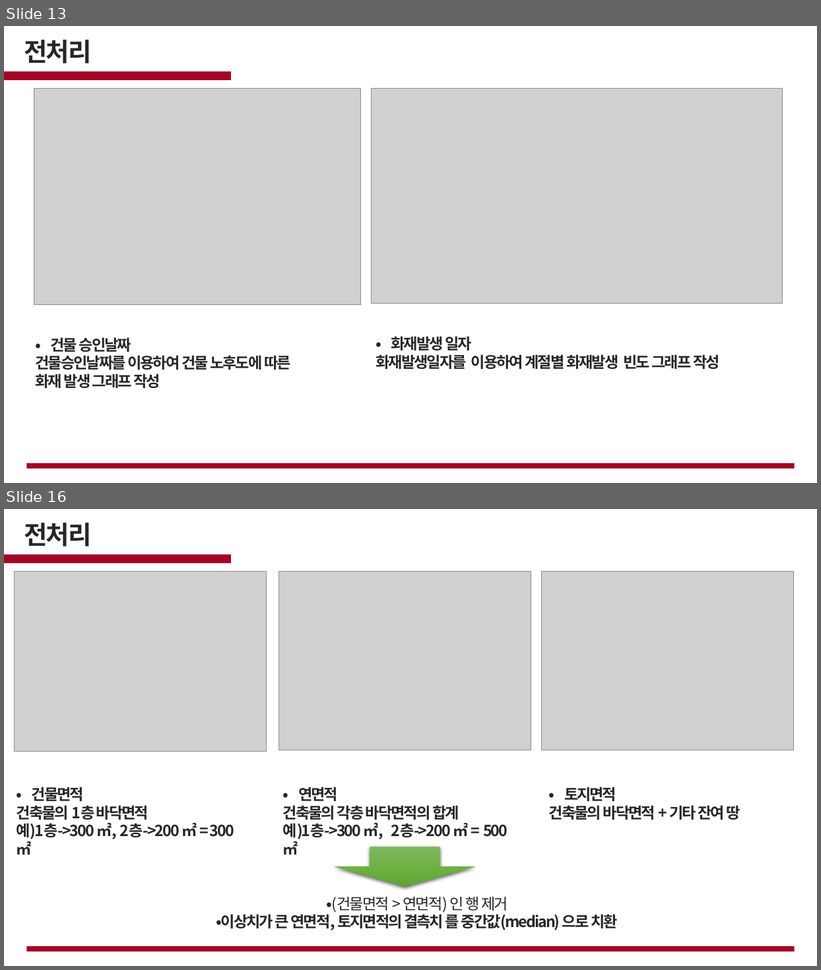
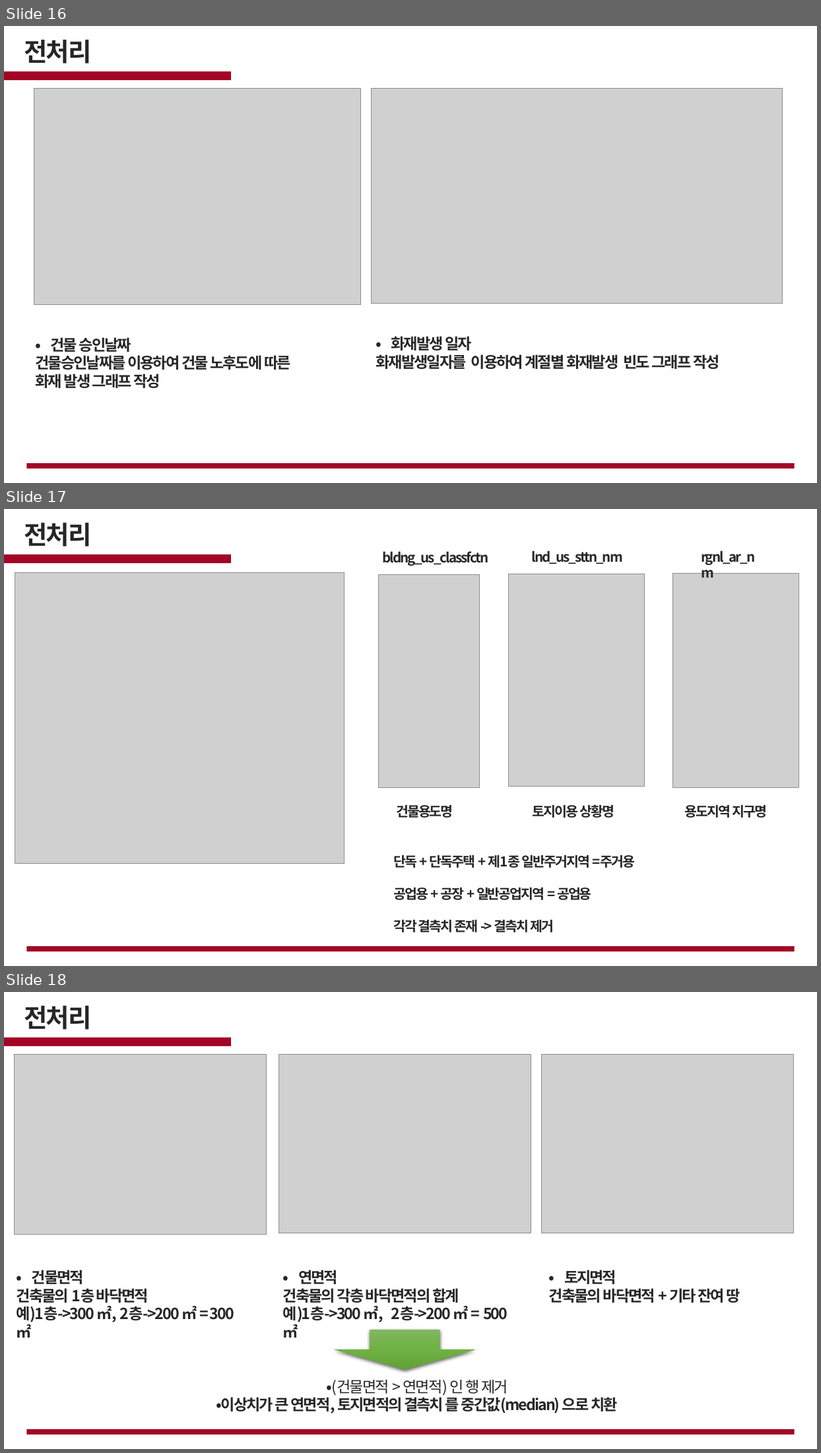
Before and after one commit to cjsgk106/fire-prediction-analysis, a slide deck: work/화재.pptx. Shown one above the other, each under a label of ours: slides 13 and 16 before the commit, slides 16, 17 and 18 after it; the slides between them are not shown. The pictures are 821x970 and 821x1453 pixels, drawn with LibreOffice and Linux fonts; fonts in the diff are those of the drawing; grey boxes stand for pictures; background and template pictures are left out. Boxes give left, top, right and bottom in pixels: in the first picture for what was removed or moved away, otherwise in the second. Text is boxed around its words. In the diff, an @@ line names an element or a change of style, - is before the commit and + after.

```diff
--- a/work/화재.pptx
+++ b/work/화재.pptx
@@ slide 17 added at (4, 509, 817, 966), background picture (left out) @@
@@ text added at (24, 522, 91, 547), 30 pt, text #262626, bold @@
+전처리
@@ rectangle added at (4, 555, 231, 563), fill #A40525 @@
@@ text added at (383, 551, 489, 566), 16 pt, text #262626, bold @@
+bldng_us_classfctn
@@ text added at (532, 551, 623, 564), 16 pt, text #262626, bold @@
+lnd_us_sttn_nm
@@ text added at (701, 551, 755, 565), 16 pt, text #262626, bold @@
+rgnl_ar_nm
@@ picture added at (15, 572, 345, 864) @@
@@ picture added at (378, 574, 480, 788) @@
@@ picture added at (508, 574, 644, 787) @@
@@ picture added at (673, 573, 799, 788) @@
@@ text added at (396, 805, 453, 818), 16 pt, text #262626, bold @@
+건물용도명
@@ text added at (533, 805, 614, 818), 16 pt, text #262626, bold @@
+토지이용 상황명
@@ text added at (685, 805, 767, 818), 16 pt, text #262626, bold @@
+용도지역 지구명
@@ text added at (393, 855, 636, 933), 16 pt, text #262626, bold @@
+단독 + 단독주택 + 제1종 일반주거지역 =주거용
+공업용 + 공장 + 일반공업지역 = 공업용
+각각 결측치 존재 -> 결측치 제거
@@ rectangle added at (26, 947, 795, 952), fill #A40525 @@
@@ what was slide 13 is now slide 16 @@
@@ what was slide 16 is now slide 18 @@
```
Also in this commit, not shown: 7 slides changed, 3 other slides added, 4 slides removed.
